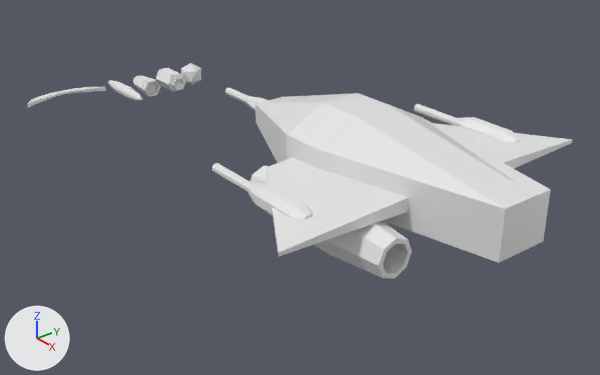
Renders of the Blender file blender/ships.blend from each side of a commit.
Rendered twice from a 50 mm camera at (8.13, -7.6, 4.69) aimed at (-1.04, -0.39, -0.82). Arrows for +X, +Y and +Z are at lower left; the lights stay in place.

Names of what the first picture shows: 'body_1', 'bullet_basic', 'bullet_blaster', 'bullet_missile', 'bullet_torpedo', 'bullet_wave', 'engine_1', 'weapon_1', 'wing_1'.
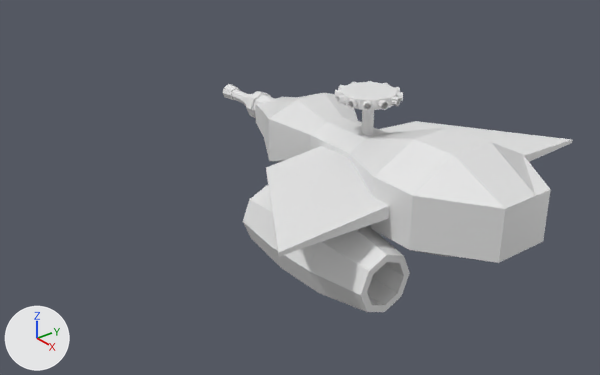
Where the newer file only moved an object's origin or applied its transform, the numbers keep the older frame.

Boxes (x1, y1, x2, y2) around the edits, measured in the pictures (600 x 375 px):
'body_2', shown: after (255, 93, 551, 263)
'body_1', hidden: before (255, 93, 551, 263)
'engine_2', shown: after (243, 185, 410, 312)
'engine_1', hidden: before (250, 166, 412, 279)
'weapon_1', hidden: before (212, 87, 521, 220)
'special_scatter', added: after (335, 81, 403, 135)
'weapon_blaster_1', added: after (223, 84, 275, 118)
'bullet_torpedo', hidden: before (156, 68, 186, 92)
'bullet_wave', hidden: before (27, 87, 106, 108)
'bullet_missile', hidden: before (133, 75, 161, 97)
'bullet_basic', hidden: before (181, 63, 201, 85)
'bullet_blaster', hidden: before (108, 80, 143, 101)

What the commit changed:
Mesh me_cube_008 is new.
It has 430 vertices, 344 faces and spans x -0.463..0.494, y -0.474..0.472, z 0.027..0.953.
Mesh me_cylinder_009 is new.
It has 144 vertices, 138 faces and spans x -3.59..0.11, y -0.23..0.23, z -0.23..0.23.
Object 'body_1' (ob_body_1) is now hidden.
Object 'engine_1' (ob_engine_1) is now hidden.
Object 'weapon_1' (ob_weapon_1) is now hidden.
Object 'body_2' (ob_body_2) is now shown.
Object 'engine_2' (ob_engine_2) is now shown.
Object 'bullet_torpedo' (ob_bullet_torpedo) is now hidden.
Object 'bullet_missile' (ob_bullet_missile) is now hidden.
Object 'bullet_basic' (ob_bullet_basic) is now hidden.
Object 'bullet_blaster' (ob_bullet_blaster) is now hidden.
Object 'bullet_wave' (ob_bullet_wave) is now hidden.
Object 'special_scatter' (ob_special_scatter) is new; it shows me_cube_008.
Its location is (0.0, 0.0, 0.0).
Object 'weapon_blaster_1' (ob_weapon_blaster_1) is new; it shows me_cylinder_009.
Its location is (0.0, 0.0, 0.0).
